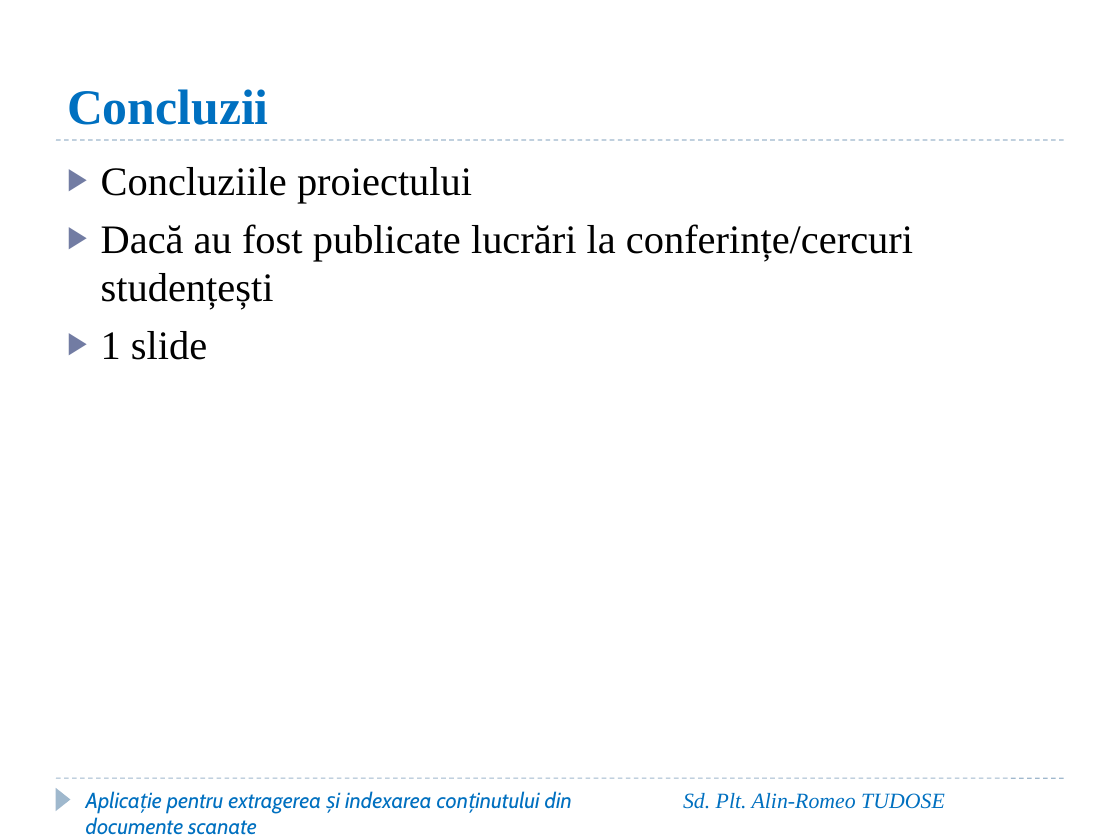
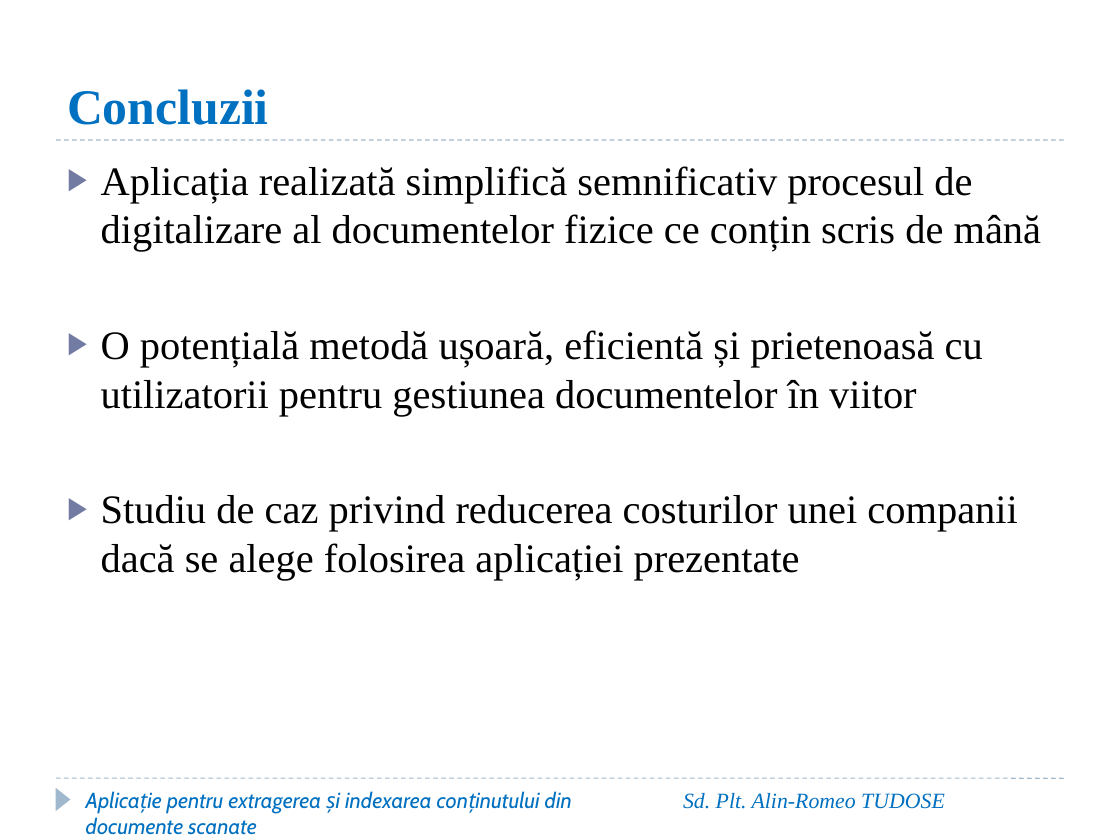
Before and after one commit to AlinTudose98/DocumentatieLicenta, a slide deck: slide 15 of Prezentare_Licenta_Tudose_Alin.pptx (slide 10 before the commit). Drawn at 1120x840 pixels with LibreOffice and Linux fonts; fonts in the diff are those of the drawing; background and template pictures are left out. Boxes give left, top, right and bottom in pixels: in the first picture for what was removed or moved away, otherwise in the second. Text is boxed around its words. In the diff, an @@ line names an element or a change of style, - is before the commit and + after.

```diff
--- a/Prezentare_Licenta_Tudose_Alin.pptx
+++ b/Prezentare_Licenta_Tudose_Alin.pptx
@@ text at box(101, 166, 1042, 580): text changed @@
-▶ Concluziile proiectului
-▶ Dacă au fost publicate lucrări la conferințe/cercuri studențești
-▶ 1 slide
+▶ Aplicația realizată simplifică semnificativ procesul de digitalizare al documentelor fizice ce conțin scris de mână
+▶ O potențială metodă ușoară, eficientă și prietenoasă cu utilizatorii pentru gestiunea documentelor în viitor
+▶ Studiu de caz privind reducerea costurilor unei companii dacă se alege folosirea aplicației prezentate
```
Also in this commit, not shown: 3 other slides changed, 5 slides added.
